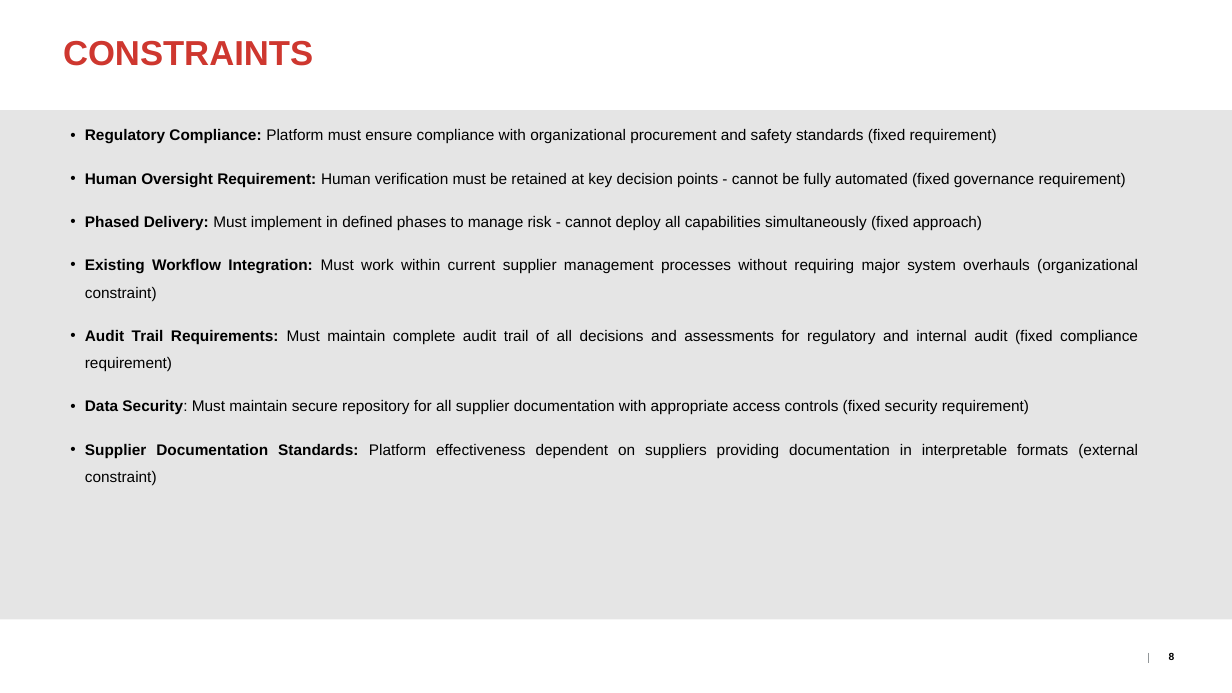
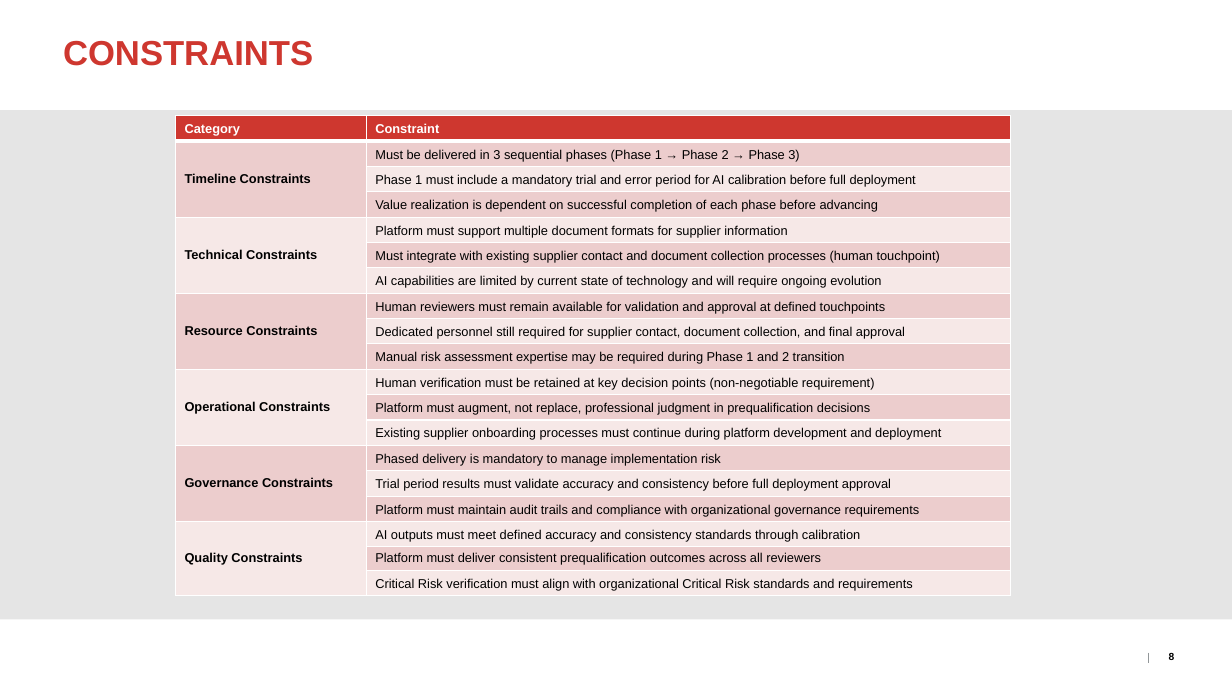
Before and after one commit to ChrisP-MRL/sponsor-brief-requirements-extractor, a slide deck: slide 8 of .claude/skills/code-review/templates/PRJ-Sponsor Brief.pptx. Drawn at 1232x693 pixels with LibreOffice and Linux fonts; fonts in the diff are those of the drawing; background and template pictures are left out. Boxes give left, top, right and bottom in pixels: in the first picture for what was removed or moved away, otherwise in the second. Text is boxed around its words. In the diff, an @@ line names an element or a change of style, - is before the commit and + after.

```diff
--- a/.claude/skills/code-review/templates/PRJ-Sponsor Brief.pptx
+++ b/.claude/skills/code-review/templates/PRJ-Sponsor Brief.pptx
@@ table added at (176,116,1011,597), 19 rows, 2 columns @@
+Category | Constraint
+Timeline Constraints | Must be delivered in 3 sequential phases (Phase 1 → Phase 2 → Phase 3)
+ | Phase 1 must include a mandatory trial and error period for AI calibration before full deployment
+ | Value realization is dependent on successful completion of each phase before advancing
+Technical Constraints | Platform must support multiple document formats for supplier information
+ | Must integrate with existing supplier contact and document collection processes (human touchpoint)
+ | AI capabilities are limited by current state of technology and will require ongoing evolution
+Resource Constraints | Human reviewers must remain available for validation and approval at defined touchpoints
+ | Dedicated personnel still required for supplier contact, document collection, and final approval
+ | Manual risk assessment expertise may be required during Phase 1 and 2 transition
+Operational Constraints | Human verification must be retained at key decision points (non-negotiable requirement)
+ | Platform must augment, not replace, professional judgment in prequalification decisions
+ | Existing supplier onboarding processes must continue during platform development and deployment
+Governance Constraints | Phased delivery is mandatory to manage implementation risk
+ | Trial period results must validate accuracy and consistency before full deployment approval
+ | Platform must maintain audit trails and compliance with organizational governance requirements
+Quality Constraints | AI outputs must meet defined accuracy and consistency standards through calibration
+ | Platform must deliver consistent prequalification outcomes across all reviewers
+ | Critical Risk verification must align with organizational Critical Risk standards and requirements
@@ text removed at (85,129,1138,486) @@
-• Regulatory Compliance: Platform must ensure compliance with organizational procurement and safety standards (fixed requirement)
-• Human Oversight Requirement: Human verification must be retained at key decision points - cannot be fully automated (fixed governance requirement)
-• Phased Delivery: Must implement in defined phases to manage risk - cannot deploy all capabilities simultaneously (fixed approach)
-• Existing Workflow Integration: Must work within current supplier management processes without requiring major system overhauls (organizational constraint)
-• Audit Trail Requirements: Must maintain complete audit trail of all decisions and assessments for regulatory and internal audit (fixed compliance requirement)
-• Data Security: Must maintain secure repository for all supplier documentation with appropriate access controls (fixed security requirement)
-• Supplier Documentation Standards: Platform effectiveness dependent on suppliers providing documentation in interpretable formats (external constraint)
```
Also in this commit, not shown: 8 other slides changed, 13 other files.
